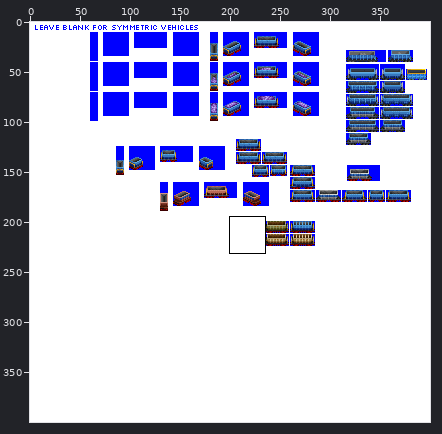
File history of a sprite sheet, src/graphics/pony/rock_hopper_car_pony_gen_4B.png. The first picture is a wide view before the edit; the outline marks the close-up.
Close-up. Before the commit:
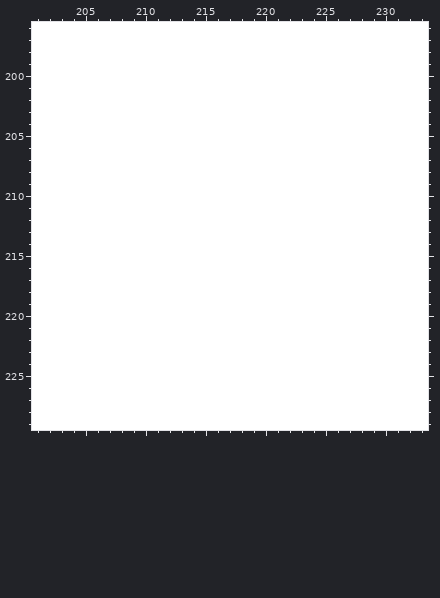
The file is 400x400 pixels. Colours within 5 levels of each other are drawn and written as one. Shown: x 201..233, y 196..229.
The same view after the edit:
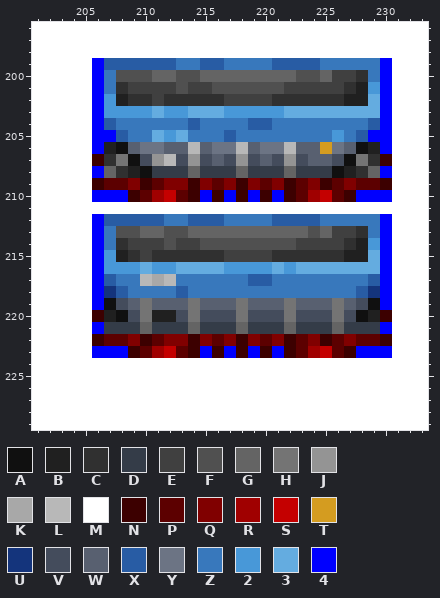
Palette (. is transparent): A #101010  B #202020  C #303030  D #343c48  E #404040  F #505050  G #646464  H #747474  J #949494  K #a8a8a8  L #b8b8b8  M #ffffff  N #3c0000  P #5c0000  Q #800000  R #a00000  S #c40000  T #d49c20  U #14347c  V #444c5c  W #586070  X #285ca4  Y #6c7484  Z #3878bc  2 #4898d8  3 #64ace0  4 #0000ff
From the commit log: Codechange: more WIP on speedlink hopper tests
The exact change:
Changed rows in their new state; - is an unchanged pixel.
first column x 206:
199 4XXXXXXZZXXZZZZXXXXZZZZZ4
200 4ZFFFGGFFGGGGGGGGFFGEECZ4
201 4ZCEEEEFEEFFFFFFEEEEECB24
202 42BCCECCCCCEEEECCCCCCBB34
203 4222232233322222333333334
204 4XZZZZZZXZZZZXXZZZZZZZZX4
205 44XZZ323ZZZXZZZZZZZZ2ZX44
206 4BAWYYWWLWYYLWYYLWWTYWAB4
207 NCHAVJLVJVWVJVWVJVWWVAHCN
208 4GCBADDDGDDDGDDDGDDDABCG4
209 NPPQNPQQNQPQNQPQNPQNPQPPN
210 444NPRSPN4N4N4N4NPRSPN444
212 4XXXXXZZXXXZZZZXXXXZZZZZ4
213 4ZFFGGFFGGGGGGGGGGFGEECZ4
214 4ZCEEEFEEFFFFFFFFEEEECB24
215 42BCECCCCCCEEEECCCCCCBB34
216 4222322333322223233333334
217 4XZZLKLZZZZZZXXZZZZZZZZX4
218 4UXZZZZXZZZZZZZZZZZZZZXU4
219 4AVWHWWWHWWWHWWWHWWWHWVA4
220 NBAVHBBVHVVVHVVVHVVVHVABN
221 4DDDGDDDGDDDGDDDGDDDGDDD4
222 NPPQNPQQNQPQNQPQNPQNPQPPN
223 444NPRSPN4N4N4N4NPRSPN444
